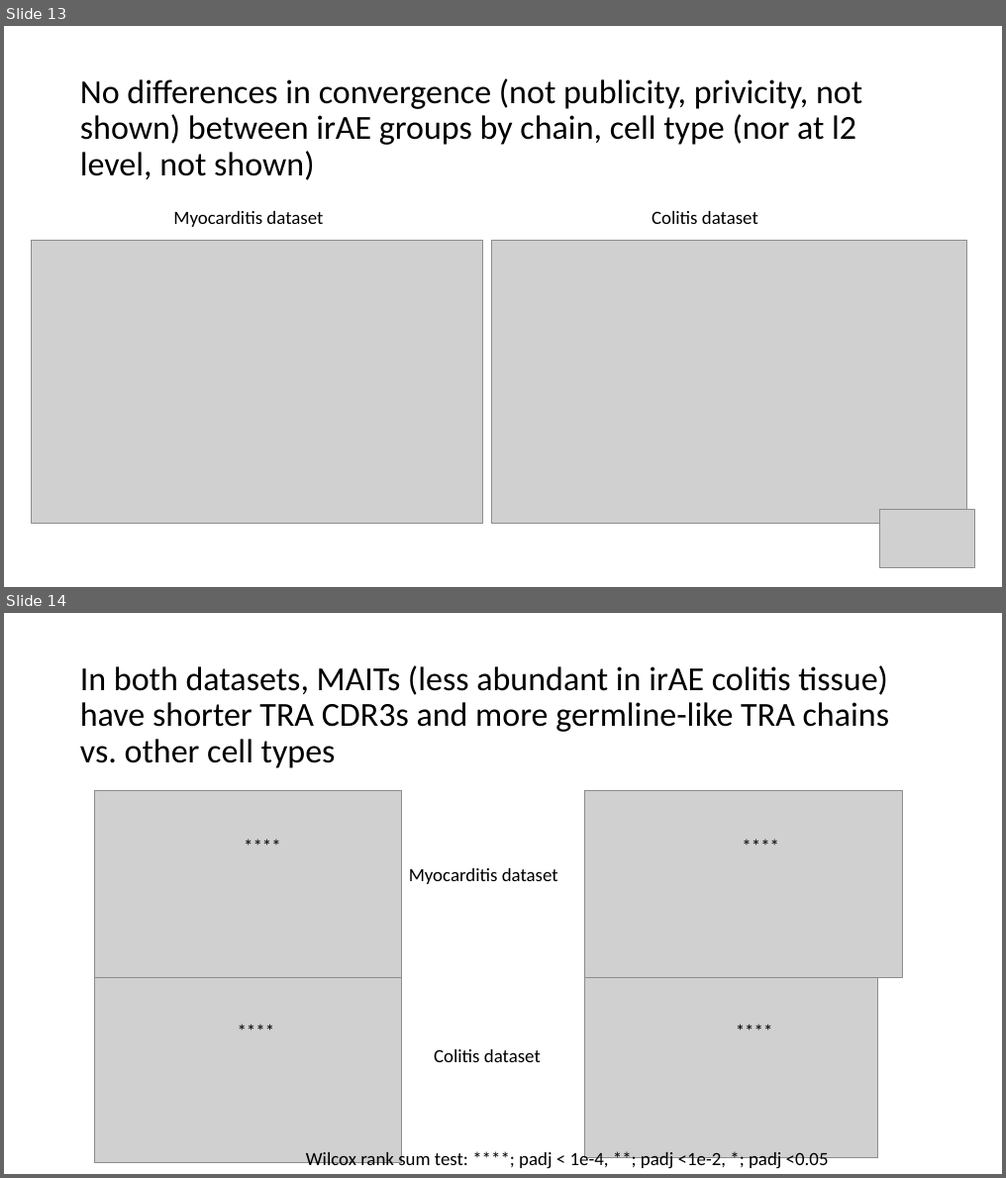
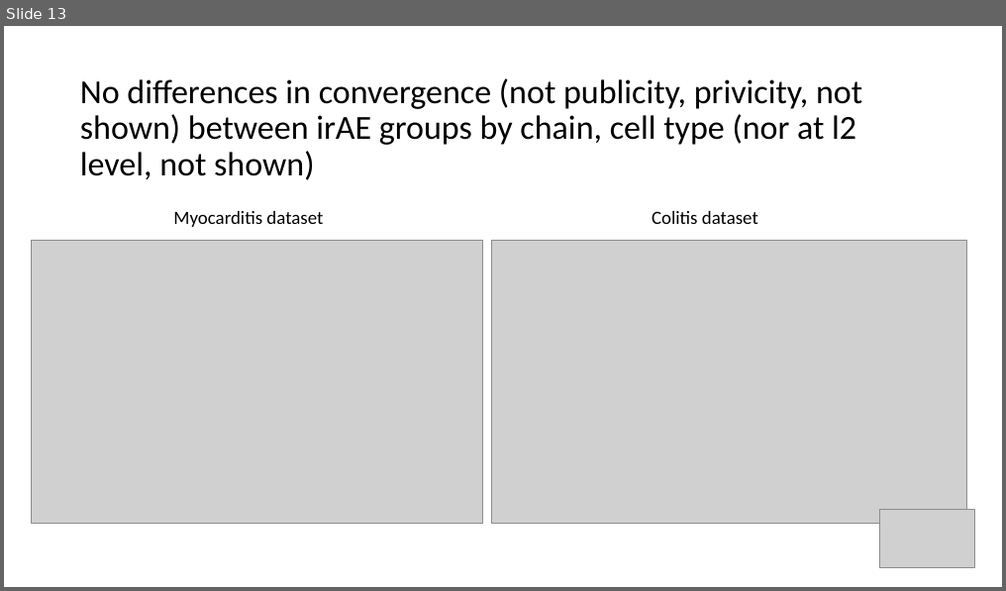
Before and after one commit to tybottorff/bottorffdocs, a slide deck: linsley_postdoc/presentations/weekly_meetings/1_25_24.pptx. Shown one above the other, each under a label of ours: slides 13 and 14 before the commit, slide 13 after it. The pictures are 1006x1178 and 1006x591 pixels, drawn with LibreOffice and Linux fonts; fonts in the diff are those of the drawing; grey boxes stand for pictures. Boxes give left, top, right and bottom in pixels: in the first picture for what was removed or moved away, otherwise in the second. Text is boxed around its words. In the diff, an @@ line names an element or a change of style, - is before the commit and + after.

Commit message:
Update upcoming pres

```diff
--- a/linsley_postdoc/presentations/weekly_meetings/1_25_24.pptx
+++ b/linsley_postdoc/presentations/weekly_meetings/1_25_24.pptx
@@ slide 14 removed at [4, 613, 1002, 1174], background #FFFFFF @@
@@ title removed at [80, 665, 889, 768] @@
-In both datasets, MAITs (less abundant in irAE colitis tissue) have shorter TRA CDR3s and more germline-like TRA chains vs. other cell types
@@ picture removed at [94, 790, 402, 977] @@
@@ picture removed at [584, 790, 903, 977] @@
@@ text removed at [236, 831, 289, 861] @@
-****
@@ text removed at [735, 831, 788, 861] @@
-****
@@ text removed at [409, 868, 558, 884] @@
-Myocarditis dataset
@@ picture removed at [94, 977, 402, 1163] @@
@@ picture removed at [584, 977, 877, 1158] @@
@@ text removed at [230, 1016, 283, 1046] @@
-****
@@ text removed at [728, 1016, 781, 1046] @@
-****
@@ text removed at [434, 1050, 541, 1062] @@
-Colitis dataset
@@ text removed at [306, 1150, 829, 1170] @@
-Wilcox rank sum test: ****; padj < 1e-4, **; padj <1e-2, *; padj <0.05
```
